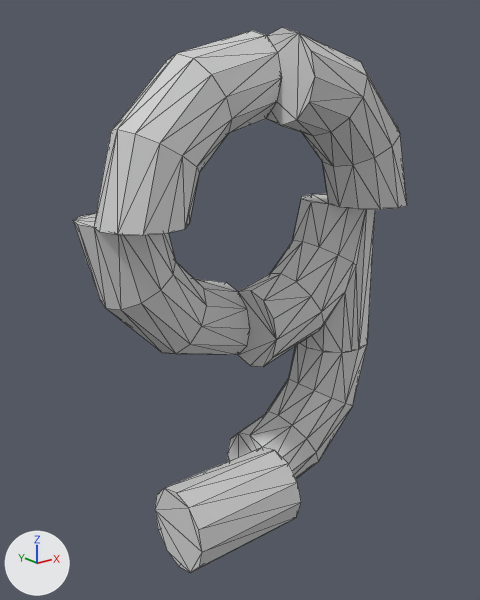
The COLLADA model assets/models/nine-2.dae as it was, and as the next commit left it.
One viewpoint serves both versions: a camera (50 mm lens) standing at (-5.05, -6.1, 2.35) and looking at (-0.12, 0.06, -0.11). Arrows for +X, +Y and +Z are at lower left; the lights stay in place. Mesh edges are drawn as thin lines. Where no turn or scale is listed for an object, it has been applied to the vertices.
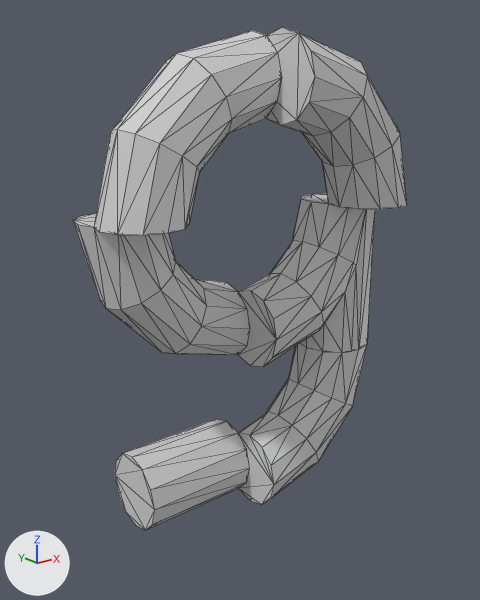
Pixel boxes (x1, y1, x2, y2) of what changed, in the pictures (480 x 600 px):
```json
{"object": "Stem_12_000", "change": "moved", "before": [155, 447, 301, 573], "after": [115, 419, 250, 530]}
```

Scene script edits in JSON lines:
```json
{"op": "set", "path": "ob_stem_12_000.location", "old": "(-0.75, -0.5, -2.5)", "new": "(-0.75, 0.5, -2.5)"}
```
